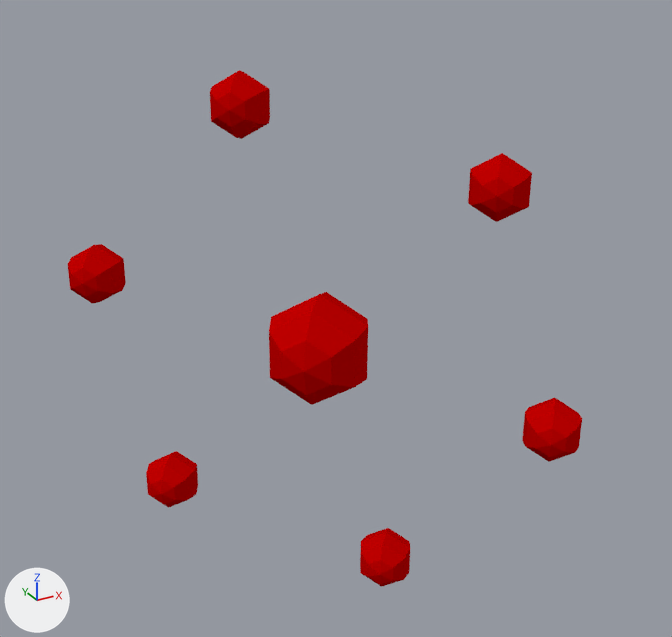
The Blender file data/levels/gate/teleport.blend: old version first, new version second.
Rendered twice from a camera (50 mm lens) standing at (-2.07, -4.04, 2.13) and looking at (0.15, -0.01, 0.11). Lighting does not change. The marker at lower left points along +X, +Y and +Z.

The older version as bpy lines, for what is in view:
```python
me_meshopaque = bpy.data.meshes.new('MeshOpaque')
me_meshopaque.from_pydata(...)  # 1952 vertices, 1586 faces; spans x -3.83..3.97, y -4.03..3.84, z -0.22..0.29
# faces by material slot: [338, 1248]
me_meshopaque.materials.append(mat_gwiazda)  # green #6aa100
me_meshopaque.materials.append(mat_gwiazda_001)  # green #6aa100
me_meshtransp = bpy.data.meshes.new('MeshTransp')
me_meshtransp.from_pydata(...)  # a UV sphere (6 segments, 6 rings, poles along z) spanning x -3.36..-2.56, y 0.51..1.21, z -0.36..0.44; a UV sphere (6 segments, 6 rings, poles along z) spanning x -1.06..-0.26, y 2.58..3.28, z -0.36..0.44; a UV sphere (6 segments, 6 rings, poles along z) spanning x 1.95..2.75, y 1.7..2.39, z -0.36..0.44; a UV sphere (6 segments, 6 rings, poles along z) spanning x 2.73..3.53, y -1.39..-0.7, z -0.36..0.44; a UV sphere (6 segments, 6 rings, poles along z) spanning x 0.45..1.25, y -3.44..-2.75, z -0.36..0.44; a UV sphere (6 segments, 6 rings, poles along z) spanning x -2.56..-1.76, y -2.58..-1.89, z -0.36..0.44; a UV sphere (6 segments, 6 rings, poles along z) spanning x -0.66..0.81, y -0.74..0.53, z -0.69..0.78
me_meshtransp.materials.append(mat_kule)  # red #c30000
ob_opaque = bpy.data.objects.new('Opaque', me_meshopaque)
ob_opaque.location = (0.0, 0.0, 0.0)
ob_opaque.rotation_euler = (0.0, 1.602, 0.832)  # degrees (0, 92, 48)
ob_opaque.scale = (0.421, 0.421, 0.421)
ob_opaque.hide_set(True)  # its collection is switched off
ob_transp = bpy.data.objects.new('Transp', me_meshtransp)
ob_transp.location = (0.0, 0.0, 0.0)
ob_transp.rotation_euler = (0.0, 1.602, 0.832)  # degrees (0, 92, 48)
ob_transp.scale = (0.421, 0.421, 0.421)
```
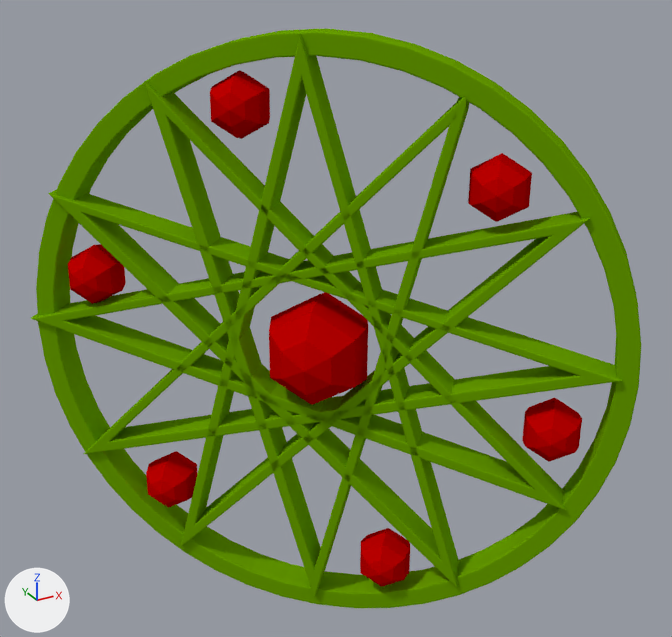
Location of each change, (x1, y1, x2, y2) in pixels of the pictures (672 x 637 px):
'Opaque', shown (green): after (31, 28, 641, 608)

What changed in the scene script:
```text
Change ob_opaque:
    remove ob_opaque.hide_set(True)  # its collection is switched off
```
